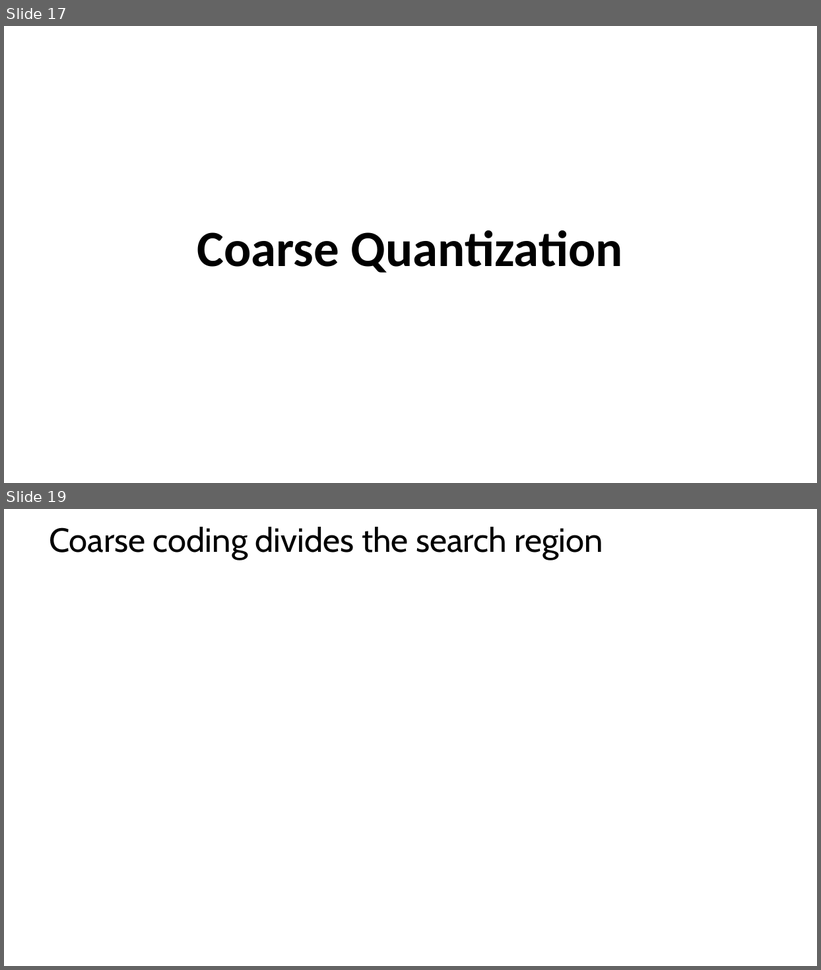
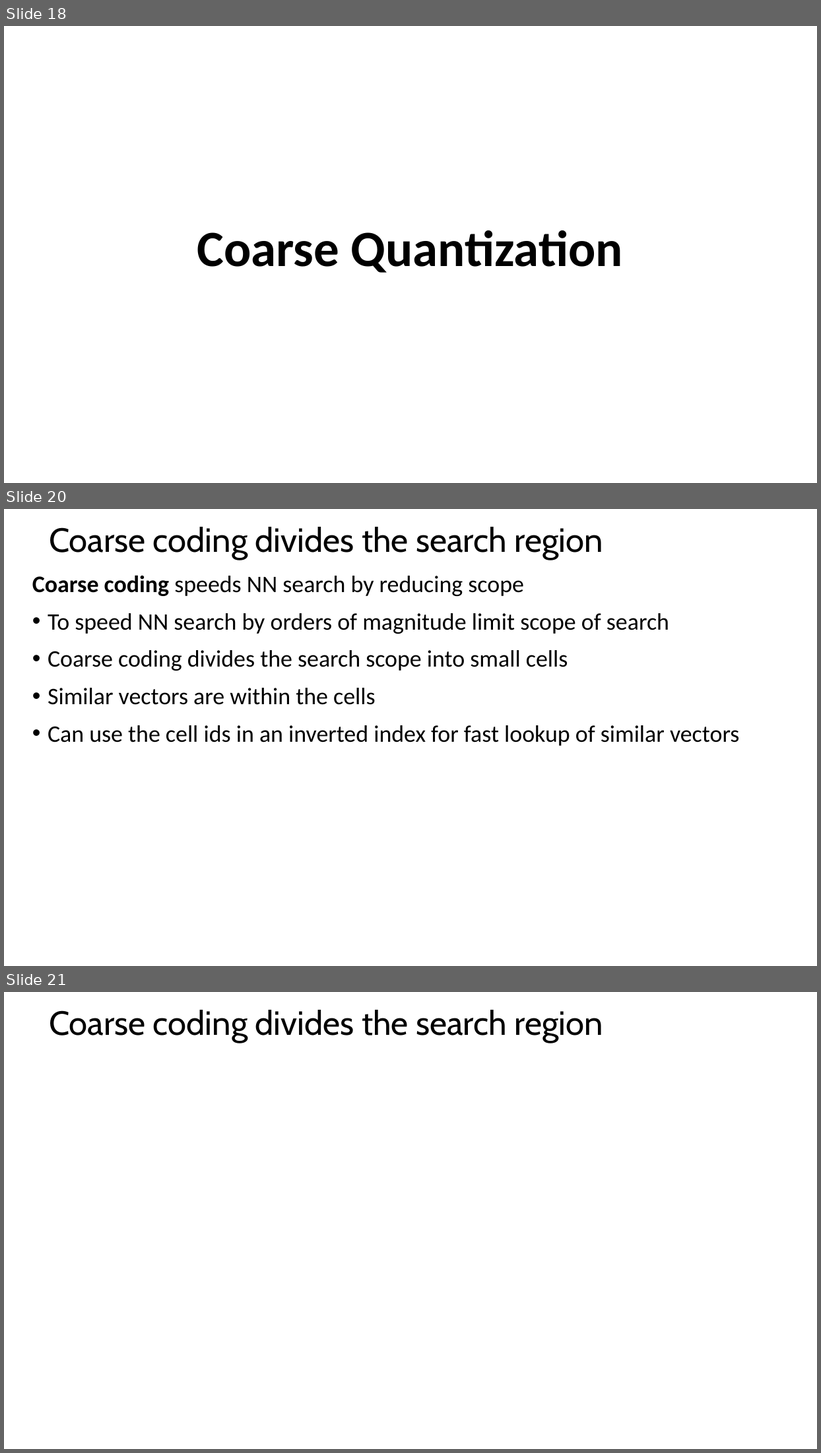
Before and after one commit to tenevian/Harvard-SSP-Data-Mining, a slide deck: slides/5_EfficientSimilaritySearch.pptx. Shown one above the other, each under a label of ours: slides 17 and 19 before the commit, slides 18, 20 and 21 after it; the slides between them are not shown. The pictures are 821x970 and 821x1453 pixels, drawn with LibreOffice and Linux fonts; fonts in the diff are those of the drawing; grey boxes stand for pictures. Boxes give left, top, right and bottom in pixels: in the first picture for what was removed or moved away, otherwise in the second. Text is boxed around its words. In the diff, an @@ line names an element or a change of style, - is before the commit and + after.

```diff
--- a/slides/5_EfficientSimilaritySearch.pptx
+++ b/slides/5_EfficientSimilaritySearch.pptx
@@ slide 20 added at bbox=[4, 509, 817, 966], background #FFFFFF @@
@@ title added at bbox=[49, 527, 603, 560], 39.6 pt, text #000000 @@
+Coarse coding divides the search region
@@ text added at bbox=[32, 575, 739, 746], 28 pt, text #000000 @@
+Coarse coding speeds NN search by reducing scope
+• To speed NN search by orders of magnitude limit scope of search
+• Coarse coding divides the search scope into small cells
+• Similar vectors are within the cells
+• Can use the cell ids in an inverted index for fast lookup of similar vectors
@@ what was slide 17 is now slide 18 @@
@@ what was slide 19 is now slide 21 @@
```
Also in this commit, not shown: 1 slide changed, 4 other slides added.
